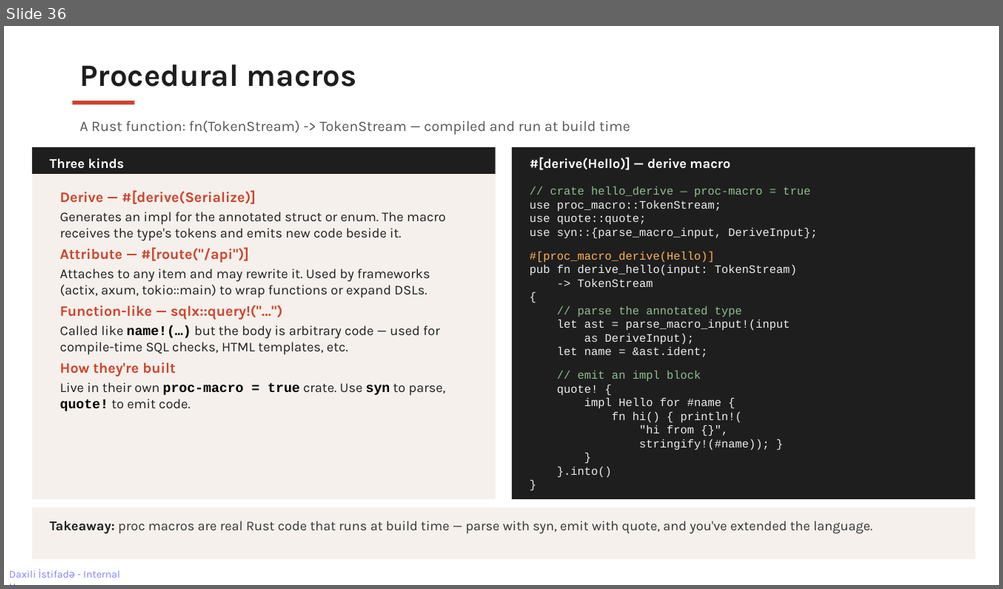
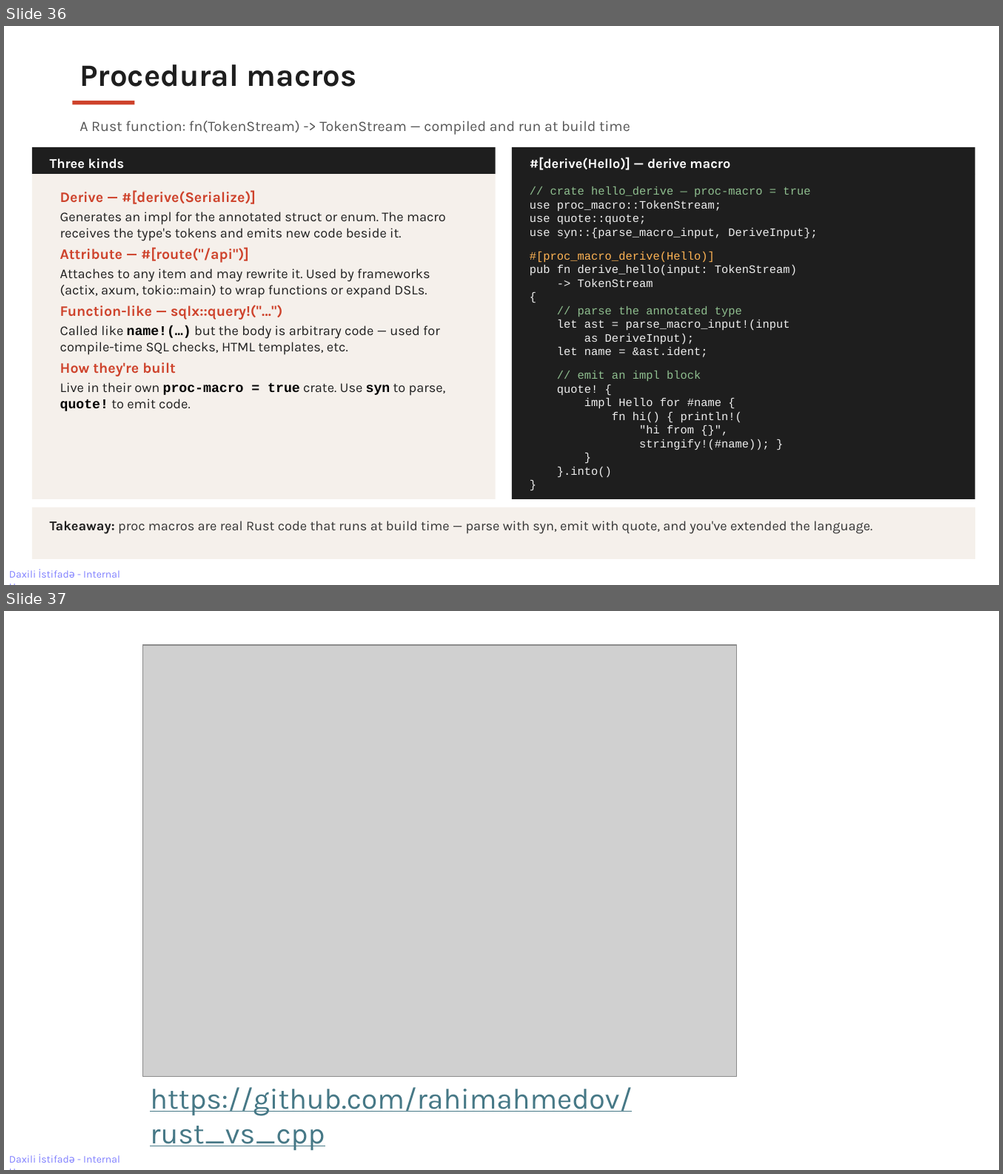
Before and after one commit to rahimahmedov/rust_vs_cpp, a slide deck: rust_friday_session.pptx. Shown one above the other, each under a label of ours: slide 36 before the commit, slides 36 and 37 after it. The pictures are 1003x589 and 1003x1174 pixels, drawn with LibreOffice and Linux fonts; fonts in the diff are those of the drawing; grey boxes stand for pictures. Boxes give left, top, right and bottom in pixels: in the first picture for what was removed or moved away, otherwise in the second. Text is boxed around its words. In the diff, an @@ line names an element or a change of style, - is before the commit and + after.

Commit message:
final

```diff
--- a/rust_friday_session.pptx
+++ b/rust_friday_session.pptx
@@ slide 37 added at box(4, 611, 999, 1170), background #FFFFFF; not listed: 1 template element that a slide beside it also shows @@
@@ picture added at box(143, 645, 737, 1077) @@
@@ text added at box(150, 1088, 632, 1150), 28 pt, text #467886, underline @@
+https://github.com/rahimahmedov/rust_vs_cpp
```
Also in this commit, not shown: 1 slide removed.
